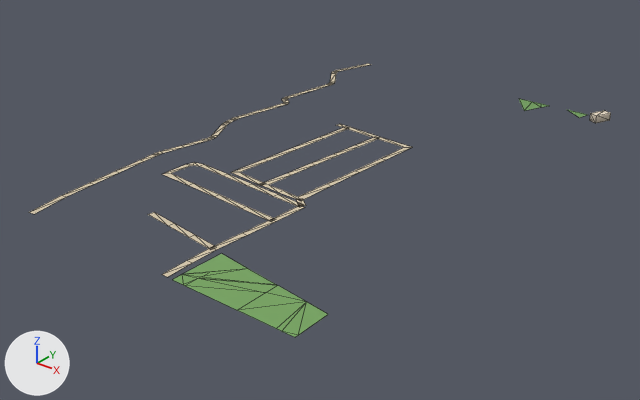
One commit to the glTF model public/assets/bengaluru-region-v1/tiles/t-20_-38-l0.glb: the scene before it, then after it.
Both versions are drawn from a 50 mm camera at (-9195.0, -19356.0, 324.0) aimed at (-9660.0, -18774.0, -36.0). Every picture has the same lights, and +X, +Y and +Z are marked at lower left. The picture after the commit comes second. Mesh edges are drawn as thin lines.

Names of what the first picture shows: 'ground' and 1 more.
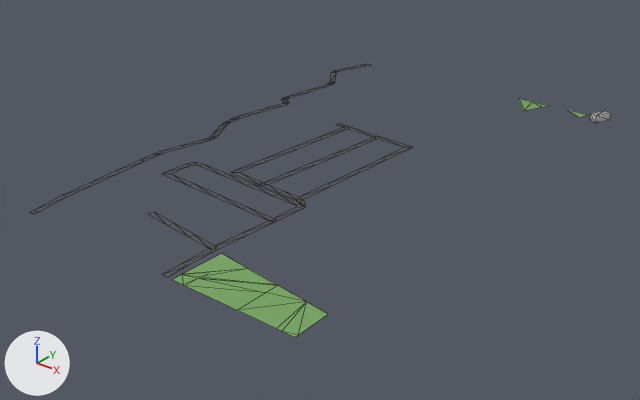
Pixel boxes (x1, y1, x2, y2) of what changed, in the pictures (640 x 400 px; the box of a moved part takes in the faces that stretch with it):
'ground', reshaped: before (29, 63, 588, 337); after (30, 64, 588, 337)
part 1 of me_ground, moved or reshaped: before (260, 173, 331, 200); after (260, 173, 331, 201)
part 2 of me_ground, reshaped: before (29, 195, 66, 214); after (30, 195, 66, 214)
part 3 of me_ground, moved or reshaped: (162, 247, 216, 277) in both
part 4 of me_ground, moved or reshaped: before (337, 63, 371, 71); after (336, 64, 372, 71)
part 5 of me_ground, recoloured: (63, 70, 412, 277) in both

Edits to the bpy script that builds the scene:
```text
Change me_ground:
    used by ob_ground; location = (-10000.0, -19000.0, 0.0)
    verts and faces of me_ground; kept vertices keep their numbers, new ones are numbered from 204
    before: 10 (335.0, 161.0, 1.0) at pixel (268, 184), 11 (328.0, 156.0, 1.0) at pixel (259, 184), 14 (370.0, 158.0, 1.0) at pixel (297, 196), 15 (377.0, 154.0, 1.0) at pixel (300, 200)
    before: 98 (218.0, 0.0, 1.0) at pixel (28, 212), 99 (224.0, 0.0, 1.0) at pixel (34, 214), 100 (212.0, 36.0, 1.0) at pixel (61, 195), 101 (218.0, 37.0, 1.0) at pixel (66, 196)
    before: 110 (376.0, 25.0, 1.0) at pixel (186, 260), 111 (382.0, 25.0, 1.0) at pixel (192, 262)
    before: 190 (180.0, 455.0, 1.0) at pixel (335, 70), 191 (186.0, 453.0, 1.0) at pixel (338, 71), 192 (188.0, 478.0, 1.0) at pixel (352, 66), 193 (194.0, 476.0, 1.0) at pixel (355, 67), 194 (195.0, 501.0, 1.0) at pixel (368, 63)
    before: 195 (201.0, 499.0, 1.0) at pixel (371, 64)
    remove me_ground.from_pydata(...)  # 204 vertices, 185 faces; spans x 180.0..500.0, y 0.0..501.0, z 1.0
    add me_ground.from_pydata(...)  # 206 vertices, 187 faces; spans x 180.0..500.0, y 0.0..500.0, z 1.0
    me_ground part 1
    add verts[11] = (328.0, 156.0, 1.0)  # moved, pixel (258, 184)
    add verts[10] = (335.0, 161.0, 1.0)  # moved, pixel (268, 184)
    add verts[15] = (376.0, 153.0, 1.0)  # moved, pixel (299, 201)
    add verts[14] = (370.0, 159.0, 1.0)  # moved, pixel (299, 196)
    me_ground part 2
    add delete_faces([(98, 99, 101), (98, 101, 100)])
    add verts[204] = (223.0, 6.0, 1.0)  # pixel (38, 211)
    add verts[205] = (218.0, 5.0, 1.0)  # pixel (33, 210)
    add faces += [(98, 99, 204), (98, 204, 205), (101, 205, 204), (100, 205, 101)]
    me_ground part 3
    add verts[111] = (382.0, 20.0, 1.0)  # moved, pixel (187, 265)
    add verts[110] = (376.0, 20.0, 1.0)  # moved, pixel (181, 263)
    me_ground part 4
    add delete_vertices([*range(192, 196)])  # with the faces that use them
    add verts[206] = (197.0, 488.0, 1.0)  # pixel (363, 66)
    add verts[207] = (192.0, 490.0, 1.0)  # pixel (360, 64)
    add verts[208] = (195.0, 500.0, 1.0)  # pixel (367, 63)
    add verts[209] = (201.0, 500.0, 1.0)  # pixel (371, 64)
    add faces += [(190, 191, 206), (190, 206, 207), (206, 208, 207), (206, 209, 208)]
    me_ground part 5: 154 kept faces spanning x 180.0..387.0, y 0.0..454.0, z 1.0 get new vertex colours; the middle colour goes from beige #d7c9ae to dark grey #535556
```
